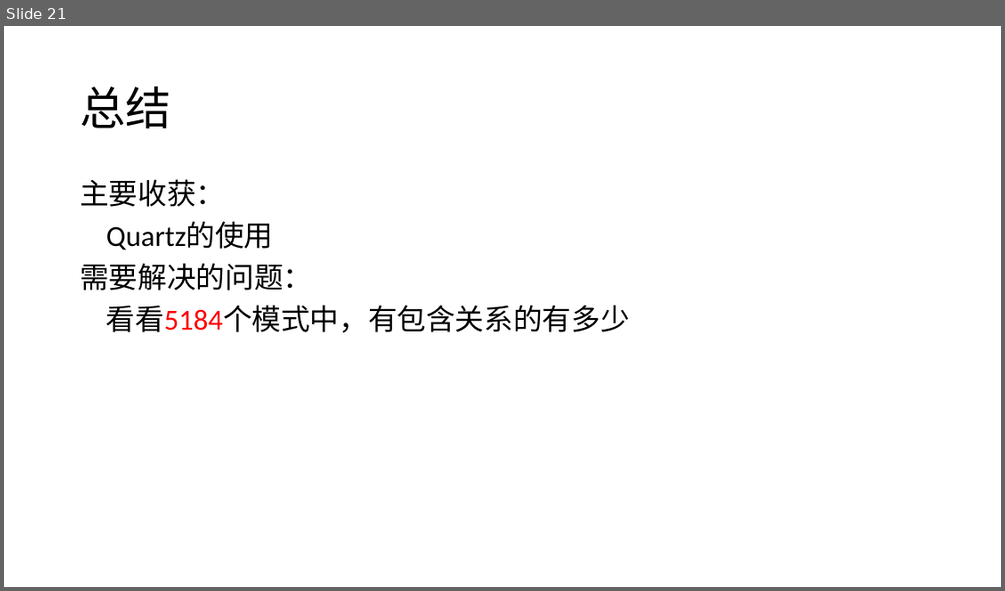
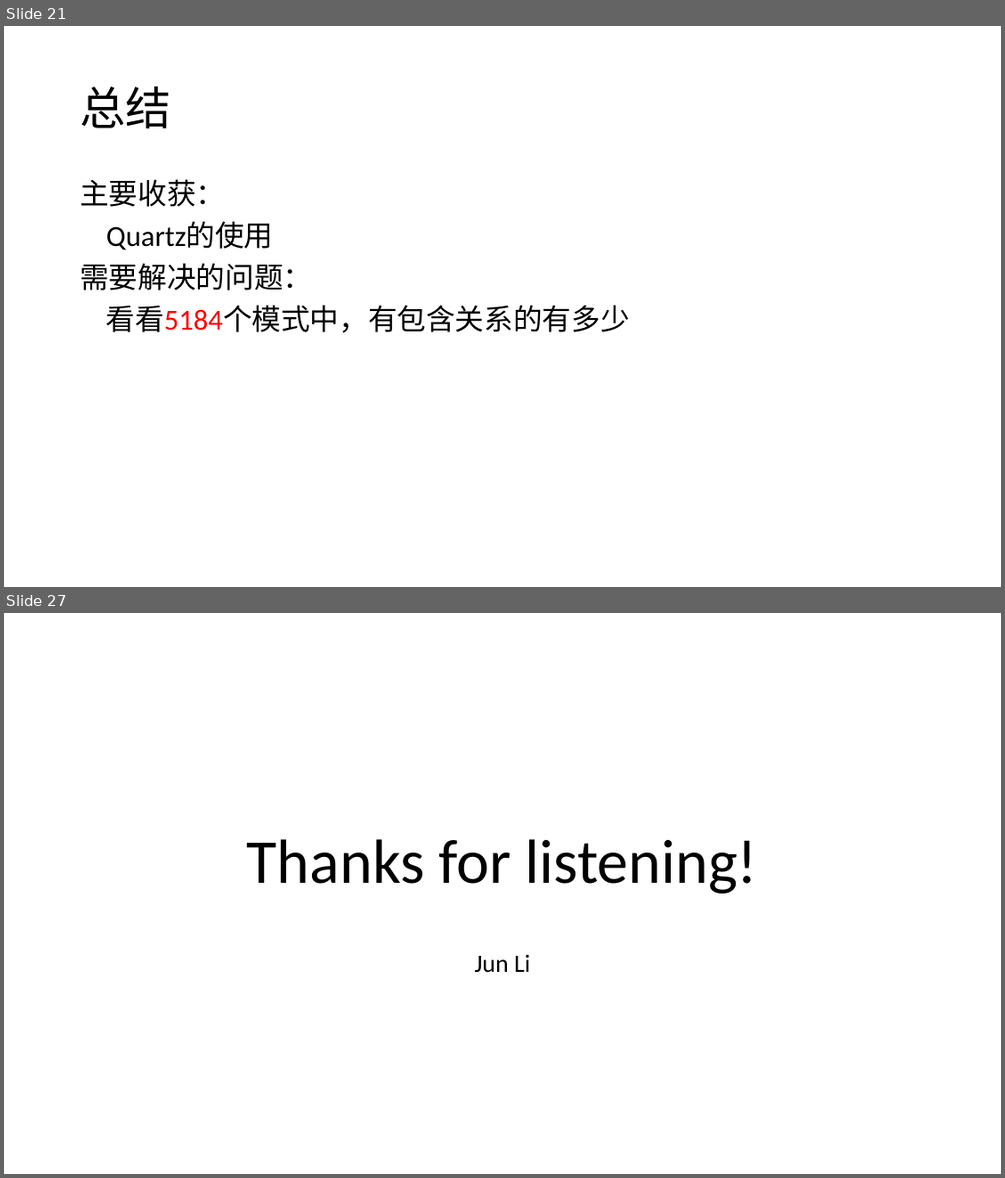
Before and after one commit to RosaryXiang/Pattern-Scheduler, a slide deck: Pattern Scheduler.pptx. Shown one above the other, each under a label of ours: slide 21 before the commit, slides 21 and 27 after it; the slides between them are not shown. The pictures are 1005x591 and 1005x1178 pixels, drawn with LibreOffice and Linux fonts; fonts in the diff are those of the drawing. Boxes give left, top, right and bottom in pixels: in the first picture for what was removed or moved away, otherwise in the second. Text is boxed around its words. In the diff, an @@ line names an element or a change of style, - is before the commit and + after.

```diff
--- a/Pattern Scheduler.pptx
+++ b/Pattern Scheduler.pptx
@@ slide 27 added at (4, 613, 1001, 1174), background #FFFFFF @@
@@ title added at (247, 839, 757, 893), 60 pt, text #000000 @@
+Thanks for listening!
@@ subtitle added at (475, 955, 530, 973), 24 pt, text #000000 @@
+Jun Li
```
Also in this commit, not shown: 5 other slides added, 7 other files.
